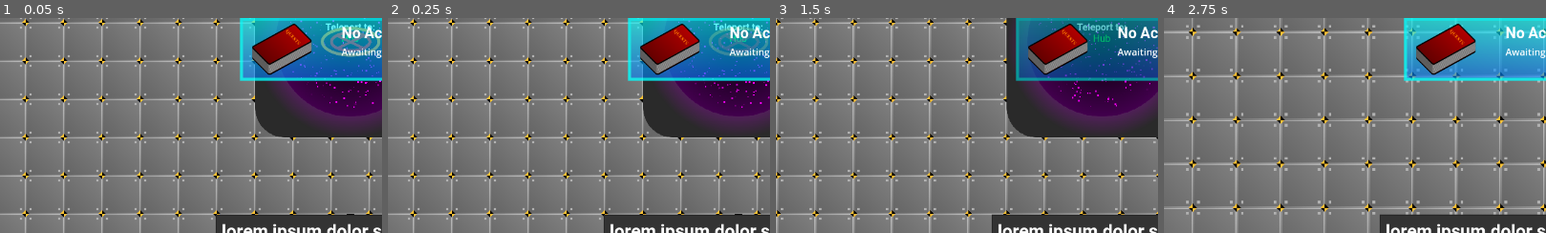
Above: before the commit, frames 1-4 (left to right).
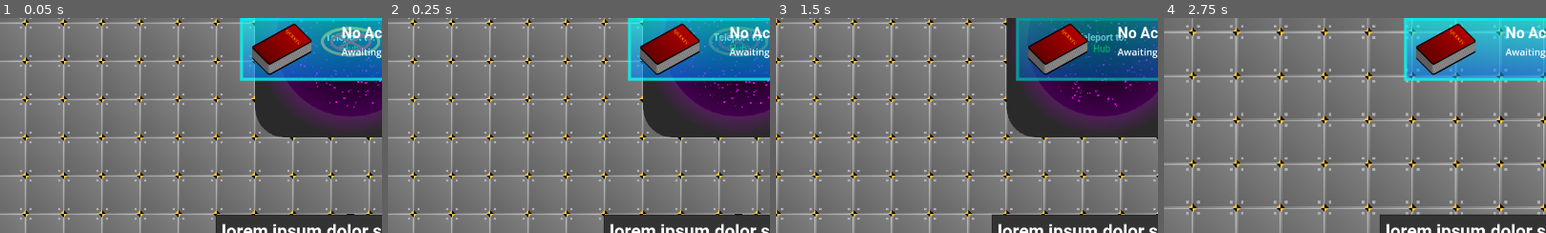
Above: after the commit, the same moments.

Repository: TrueSunGaming/industrial-revolution-2
Game: Godot game, scene res://scenes/factory/Factory.tscn
The game is run twice, just before and just after one commit, with the same random seed, the same clock (stepped at 60 frames per second) and the same inputs.
Inputs (mouse positions are % of the whole screen's width and height, from its top left):
- Up to frame 1 (0.05 s): no input
- Up to frame 2 (0.25 s): no input
- Up to frame 3 (1.5 s): click (50, 7) at 0.5 s; tap Enter at 1.25 s; move the mouse to (50, 6) at 1.27 s; hold D (right) from 1.28 s (still down); click (50, 6) at 1.35 s
- Up to frame 4 (2.75 s): move the mouse to (30, 55) at 2.02 s; release D (right) at 2.03 s; hold S (down) from 2.03 s (still down); tap Mouse wheel up (zoomin) at 2.1 s
The pictures show only the part of the screen within x 4-54%, y 0-50%; the shares and areas given below are measured in that part.

The runs differ from the first frame. In frame 1, 0.3% of the frame differs, in the area x 85-98%, y 2-16%; in frame 2, 0.4%; in frame 3, 0.5%, in the area x 78-92%, y 2-16%; in frame 4, nothing differs.

Commit message:
property center portal text

Diff:
--- a/scenes/portal.tscn
+++ b/scenes/portal.tscn
@@ -42,10 +42,11 @@
 preprocess = 1.0
 
 [node name="RichTextLabel" type="RichTextLabel" parent="."]
+anchors_preset = -1
 offset_left = -160.0
-offset_top = -34.0
+offset_top = -8.0
 offset_right = 160.0
-offset_bottom = 35.0
+offset_bottom = 11.0
 grow_horizontal = 2
 grow_vertical = 2
 size_flags_horizontal = 3
